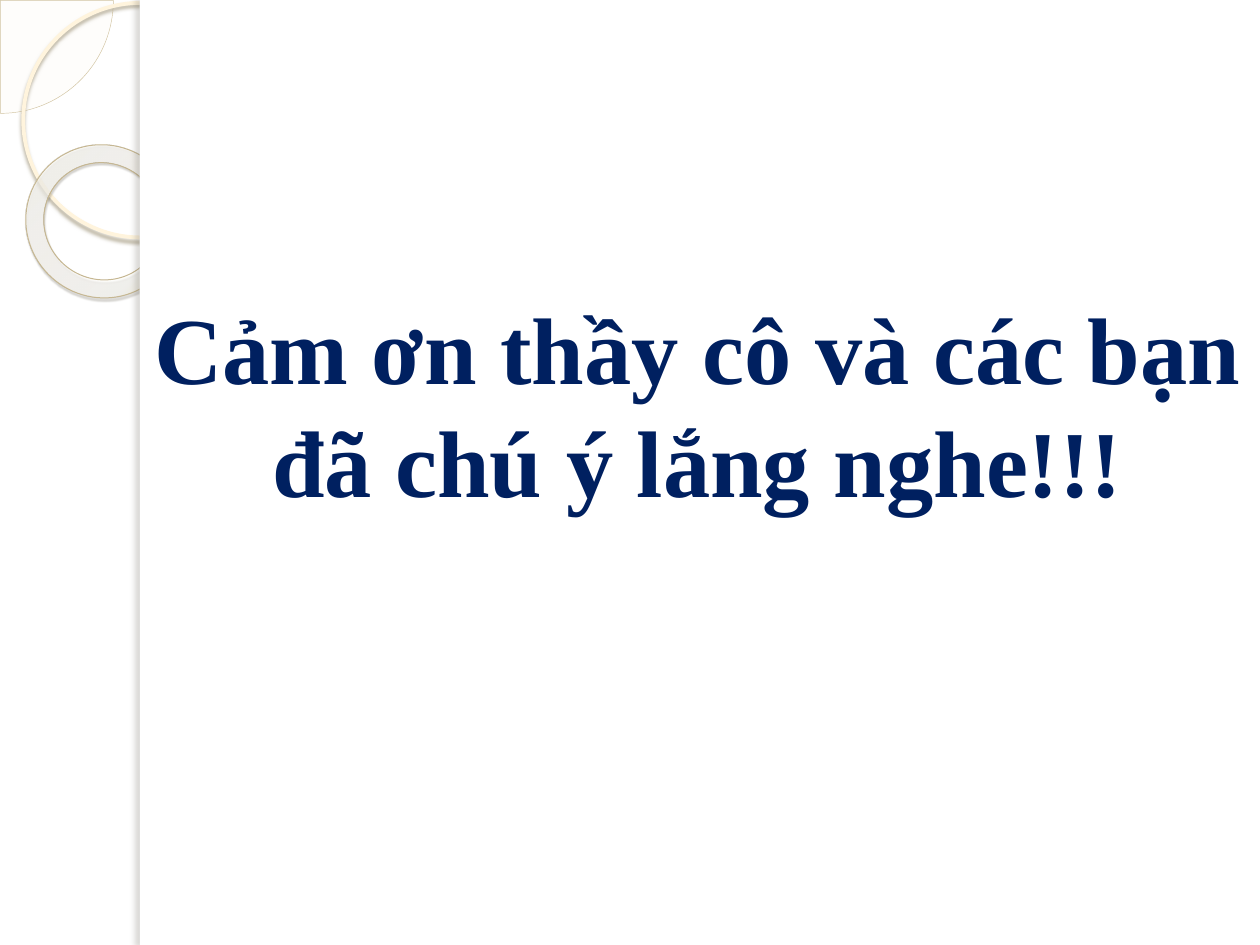
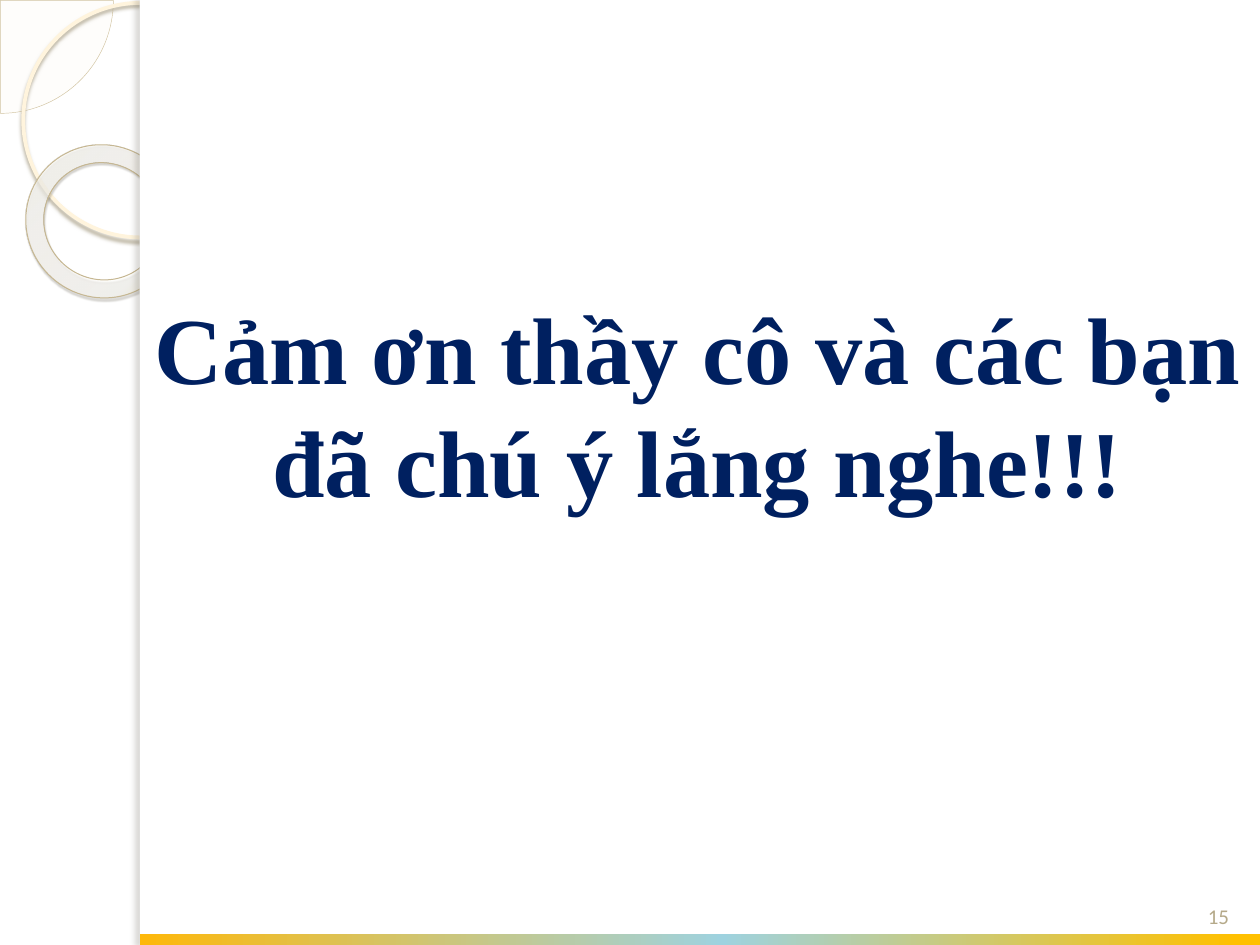
Before and after one commit to chiendv1992/webbanhang, a slide deck: slide 15 of bc/slide bv.pptx (slide 14 before the commit). Drawn at 1260x945 pixels with LibreOffice and Linux fonts; fonts in the diff are those of the drawing; background and template pictures are left out. Boxes give left, top, right and bottom in pixels: in the first picture for what was removed or moved away, otherwise in the second. Text is boxed around its words. In the diff, an @@ line names an element or a change of style, - is before the commit and + after.

```diff
--- a/bc/slide bv.pptx
+++ b/bc/slide bv.pptx
@@ page number added at <box>1208,910,1229,924</box>, 12 pt, text #B6A98A @@
+15
@@ rectangle added at <box>140,935,1260,945</box>, fill gradient #FEB80A to #9ED2DF to #FFC000 @@
```
Also in this commit, not shown: 13 other slides changed, 1 slide added, 12 other files.
